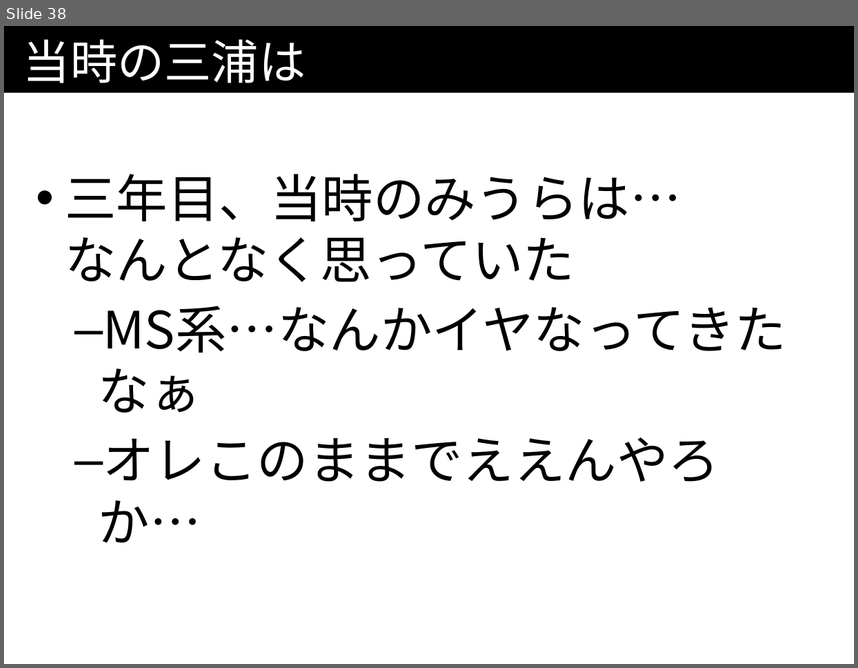
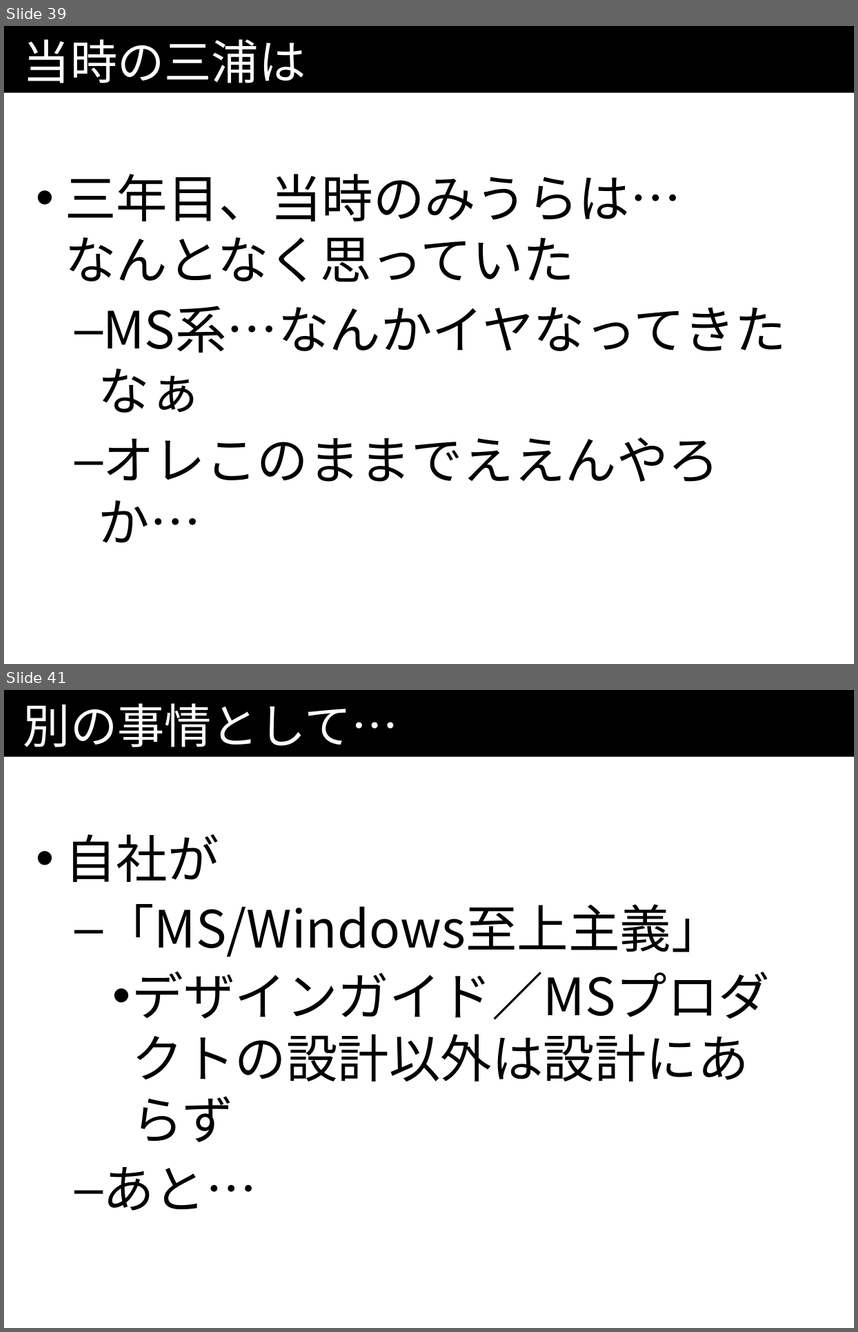
Before and after one commit to kazuhito-m/kazuhito-m.github.io, a slide deck: _drafts/comcamp2016.odp. Shown one above the other, each under a label of ours: slide 38 before the commit, slides 39 and 41 after it; the slides between them are not shown. The pictures are 858x668 and 858x1332 pixels, drawn with LibreOffice and Linux fonts; fonts in the diff are those of the drawing. Boxes give left, top, right and bottom in pixels: in the first picture for what was removed or moved away, otherwise in the second. Text is boxed around its words. In the diff, an @@ line names an element or a change of style, - is before the commit and + after.

```diff
--- a/_drafts/comcamp2016.odp
+++ b/_drafts/comcamp2016.odp
@@ slide 41 added at (x1=4, y1=690, x2=854, y2=1328), background #FFFFFF; not listed: 1 template element that a slide beside it also shows @@
@@ title added at (x1=23, y1=703, x2=399, y2=747), 44 pt, text #FFFFFF @@
+別の事情として…
@@ text added at (x1=65, y1=834, x2=770, y2=1210), 48 pt, text #000000 @@
+• 自社が
+  – 「MS/Windows至上主義」
+    • デザインガイド／MSプロダクトの設計以外は設計にあらず
+  – あと…
@@ what was slide 38 is now slide 39 @@
```
Also in this commit, not shown: 3 slides changed, 40 other slides added.
